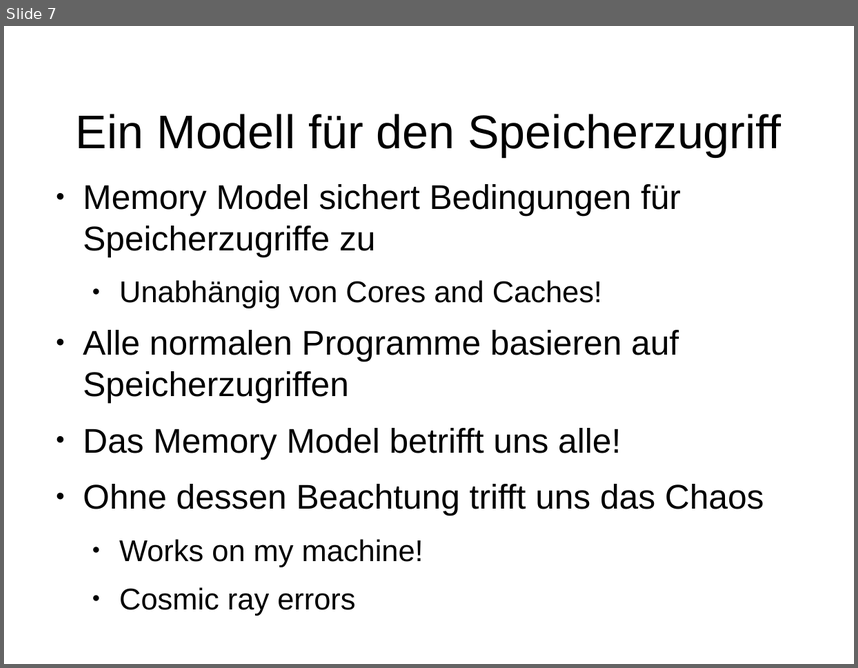
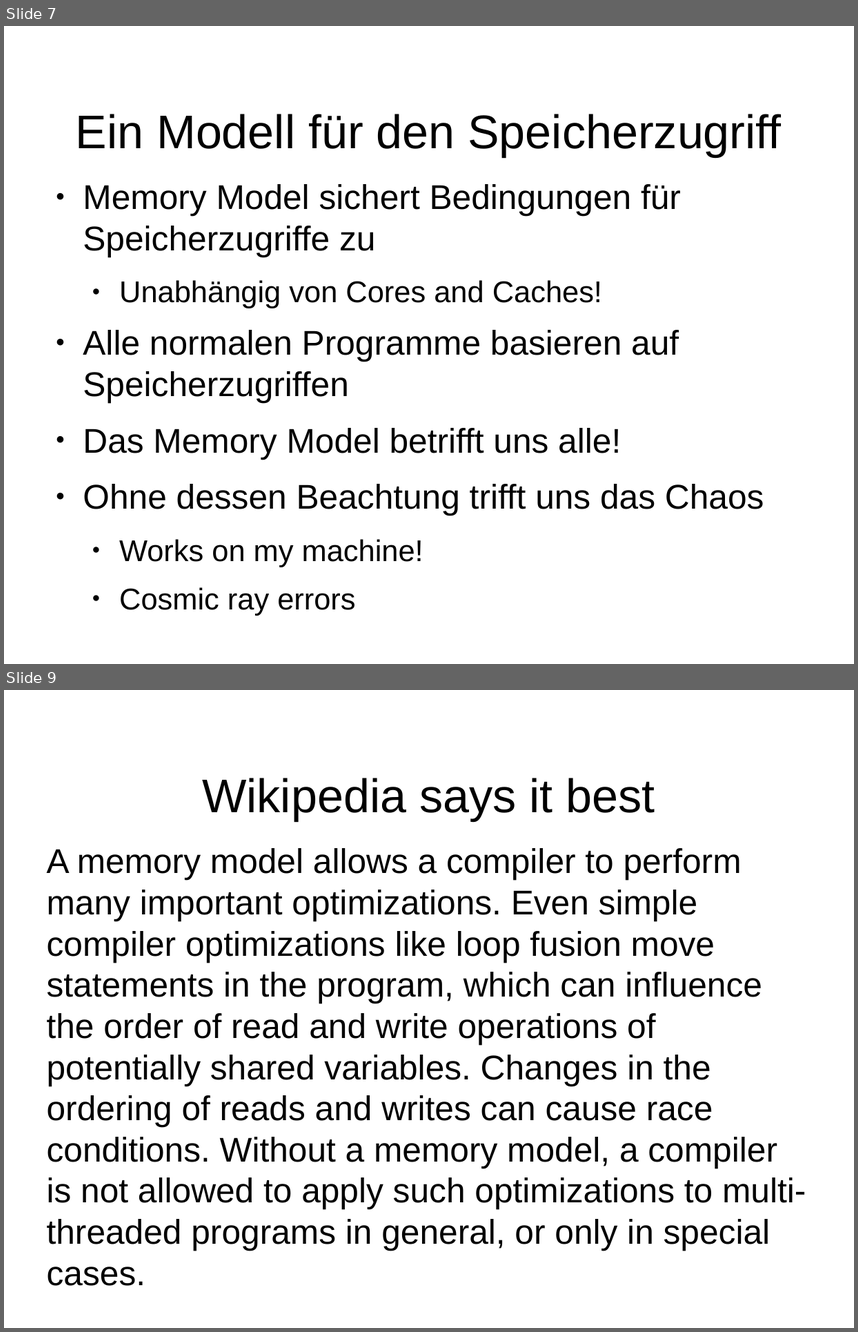
Before and after one commit to dlindner/vorlesung-se2-dhbw, a slide deck: added_2016/Java Memory Model.odp. Shown one above the other, each under a label of ours: slide 7 before the commit, slides 7 and 9 after it; the slides between them are not shown. The pictures are 858x668 and 858x1332 pixels, drawn with LibreOffice and Linux fonts; fonts in the diff are those of the drawing; background and template pictures are left out. Boxes give left, top, right and bottom in pixels: in the first picture for what was removed or moved away, otherwise in the second. Text is boxed around its words. In the diff, an @@ line names an element or a change of style, - is before the commit and + after.

Commit message:
Wikipedia-Orgie

```diff
--- a/added_2016/Java Memory Model.odp
+++ b/added_2016/Java Memory Model.odp
@@ slide 9 added at bbox=[4, 690, 854, 1328], background picture (left out) @@
@@ title added at bbox=[202, 778, 655, 821], 44 pt, text #000000 @@
+Wikipedia says it best
@@ text added at bbox=[47, 848, 806, 1250], 32 pt, text #000000 @@
+A memory model allows a compiler to perform many important optimizations. Even simple compiler optimizations like loop fusion move statements in the program, which can influence the order of read and write operations of potentially shared variables. Changes in the ordering of reads and writes can cause race conditions. Without a memory model, a compiler is not allowed to apply such optimizations to multi-threaded programs in general, or only in special cases.
```
Also in this commit, not shown: 1 slide changed, 9 other slides added, 10 slides removed.
